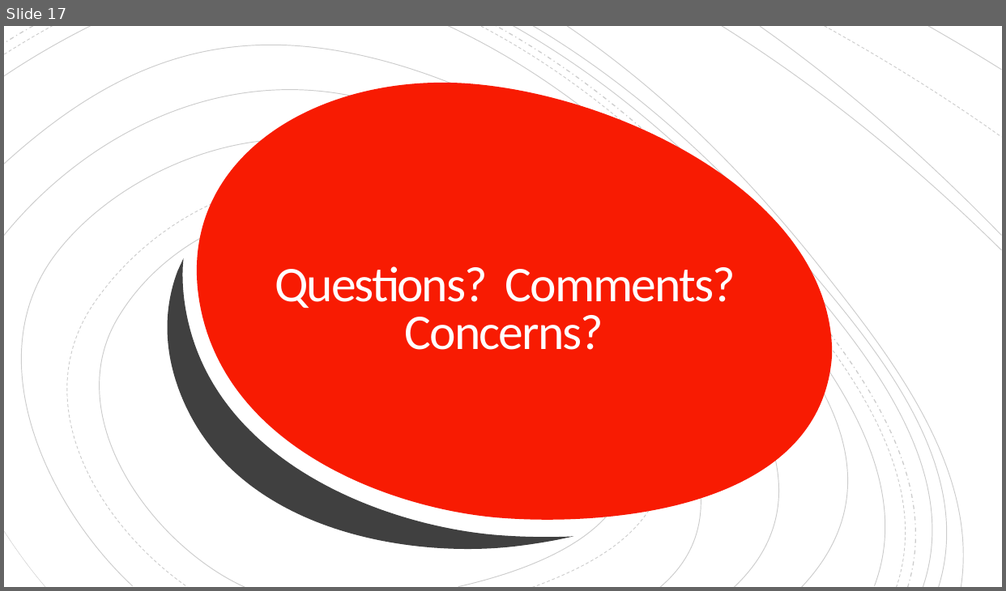
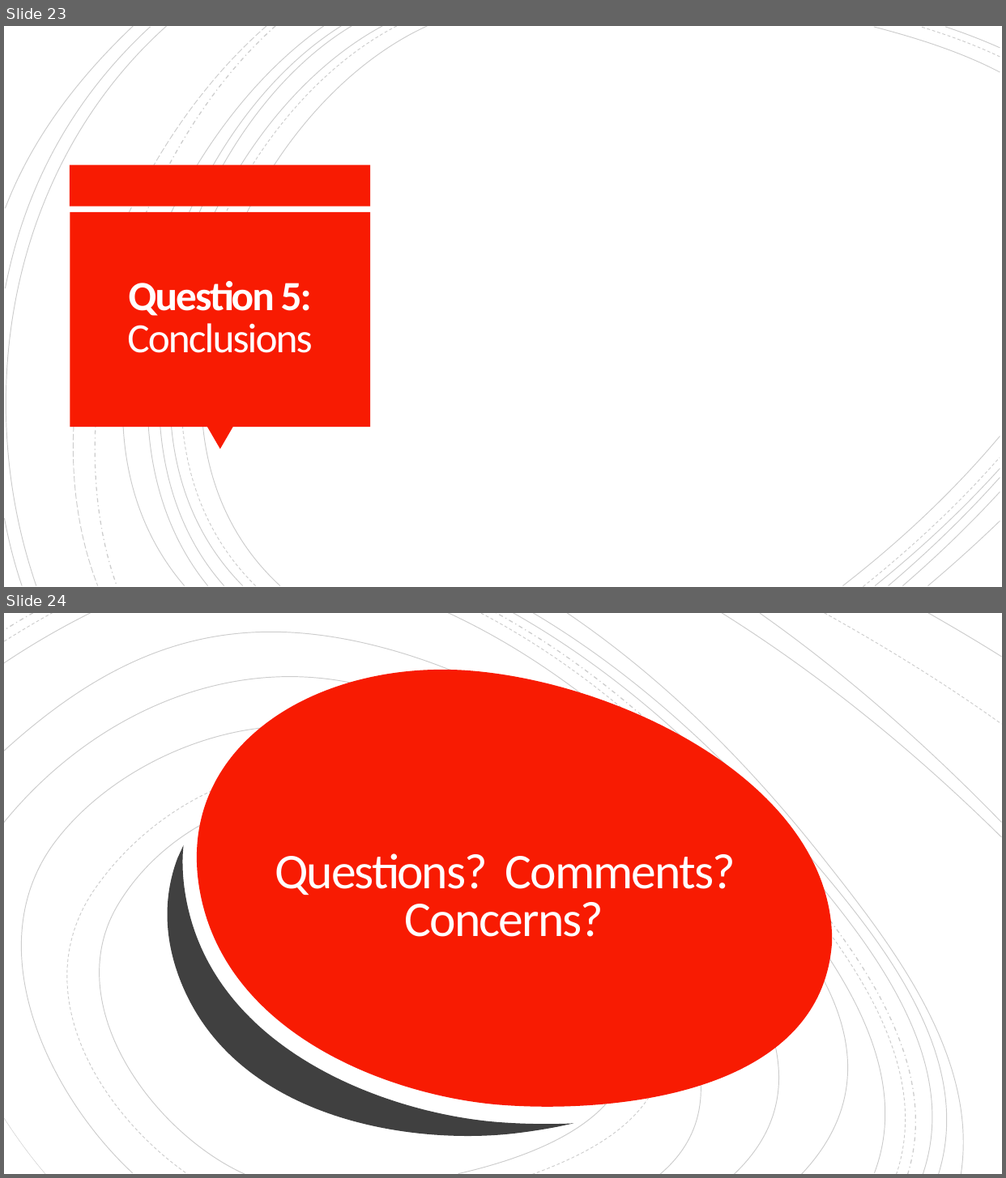
Before and after one commit to cordellsl/Project2, a slide deck: Project 2 Presentation.pptx. Shown one above the other, each under a label of ours: slide 17 before the commit, slides 23 and 24 after it. The pictures are 1006x591 and 1006x1178 pixels, drawn with LibreOffice and Linux fonts; fonts in the diff are those of the drawing. Boxes give left, top, right and bottom in pixels: in the first picture for what was removed or moved away, otherwise in the second. Text is boxed around its words. In the diff, an @@ line names an element or a change of style, - is before the commit and + after.

```diff
--- a/Project 2 Presentation.pptx
+++ b/Project 2 Presentation.pptx
@@ slide 23 added at bbox=[4, 26, 1002, 587], background #FFFFFF @@
@@ group added at bbox=[4, 26, 1000, 587]: 21 freeform shapes @@
@@ rectangle added at bbox=[70, 165, 371, 207], fill #F81B02 @@
@@ rectangle added at bbox=[70, 212, 370, 427], fill #F81B02 @@
@@ title added at bbox=[127, 281, 312, 353], 40 pt, text #FFFEFF @@
+Question 5:
+Conclusions
@@ triangle added at bbox=[206, 427, 233, 450], fill #F81B02 @@
@@ what was slide 17 is now slide 24 @@
```
Also in this commit, not shown: 14 slides changed, 6 other slides added.
